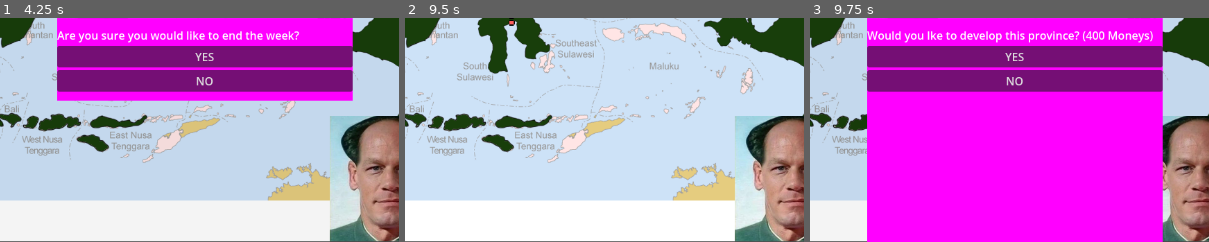
Above: before the commit, frames 1-3 (left to right).
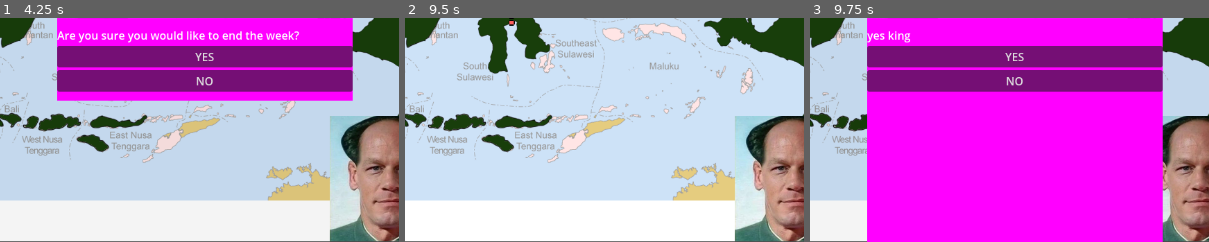
Above: after the commit, the same moments.

Repository: SSSalvan/O.M.G.A.M.M.A
Game: Godot game, scene res://scenes/main_gameplay.tscn
Two runs of this game, one before a commit and one after it. Both use one fixed random seed, a clock stepped at 60 frames per second and the inputs below. This scene is started directly instead of the project's main scene.
Inputs (mouse positions are % of the whole screen's width and height, from its top left):
- Up to frame 1 (4.25 s): click "End Week" at 0.5 s; click "YES" at 1.25 s; click "End Week" at 2 s; click "NO" at 2.75 s; click "End Week" at 3.5 s
- Up to frame 2 (9.5 s): click "YES" at 4.25 s; tap Enter at 5, 6.5, 8 s; move the mouse to (72, 45) at 5.02 s; click (72, 45) at 5.17 s; tap Space at 5.75, 7.25, 8.75 s; move the mouse to (30, 55) at 5.77 s; click (30, 55) at 5.92 s; move the mouse to (60, 28) at 6.52 s; click (60, 28) at 6.67 s; move the mouse to (45, 70) at 7.27 s; click (45, 70) at 7.42 s; move the mouse to (80, 65) at 8.02 s; click (80, 65) at 8.17 s; move the mouse to (20, 35) at 8.77 s; click (20, 35) at 8.92 s
- Up to frame 3 (9.75 s): move the mouse to (55, 50) at 9.52 s; click (55, 50) at 9.67 s
The pictures show only the part of the screen within x 43-93%, y 50-100%; the shares and areas given below are measured in that part.

Frames 1-2 are identical in both runs. In frame 3, 1.6% of the frame differs, in the area x 14-86%, y 5-12%.

Commit message:
ambatubisma

Diff:
--- a/calamity-control/scenes/develop_province.tscn
+++ b/calamity-control/scenes/develop_province.tscn
@@ -6,6 +6,7 @@
 [sub_resource type="Texture2DRD" id="Texture2DRD_fmipi"]
 
 [node name="Node2D" type="Node2D"]
+script = ExtResource("1_eqrir")
 
 [node name="Action_Select" type="Control" parent="."]
 top_level = true
@@ -13,7 +14,6 @@
 anchors_preset = 0
 offset_right = 40.0
 offset_bottom = 40.0
-script = ExtResource("1_eqrir")
 
 [node name="BackgroundBlocker" type="ColorRect" parent="Action_Select"]
 layout_mode = 1
@@ -60,5 +60,5 @@
 text = "NO
 "
 
-[connection signal="pressed" from="Action_Select/Popup/YES" to="Action_Select" method="_on_yes_pressed"]
-[connection signal="pressed" from="Action_Select/Popup/NO" to="Action_Select" method="_on_no_pressed"]
+[connection signal="pressed" from="Action_Select/Popup/YES" to="." method="_on_yes_pressed"]
+[connection signal="pressed" from="Action_Select/Popup/NO" to="." method="_on_no_pressed"]
--- a/calamity-control/scripts/develop_province.gd
+++ b/calamity-control/scripts/develop_province.gd
@@ -1,14 +1,25 @@
-extends Control
+extends Node2D
 class_name DevelopProvince
 
 signal confirmed
 
+@onready var title = $Action_Select/Popup/Title
+
+func _ready():
+	title = get_node("Action_Select/Popup/Title")
+	print("Title node: ", title)
+	title.text = "yes king"
+
+func set_title_text(text: String):
+	if title:
+		title.text = text
+		title.queue_redraw()
+	else:
+		print("Title node not found!")
 
 func _on_yes_pressed() -> void:
-	print("Yes button pressed")
 	confirmed.emit()
 	queue_free()
 
 func _on_no_pressed() -> void:
-	print("No button pressed!")
 	queue_free()
--- a/calamity-control/scripts/province.gd
+++ b/calamity-control/scripts/province.gd
@@ -1,5 +1,6 @@
 extends Sprite2D
 @onready var game_manager = get_parent()
+
 
 @export var province_name: String = ""  # Name of the province
 var development_level: int = 0  # Province-specific status
@@ -17,10 +18,15 @@
 
 func show_development_prompt():
 	var confirm_scene = load("res://scenes/develop_province.tscn").instantiate()
-	var popup = confirm_scene.get_node("Action_Select") as DevelopProvince
-	popup.confirmed.connect(self.increase_development)
-	get_tree().current_scene.add_child(confirm_scene)
-	confirm_scene.move_to_front()
+	var popup = confirm_scene as DevelopProvince
+	if popup:
+		popup.set_title_text("Develop " + province_name + "?")
+		get_tree().current_scene.add_child(confirm_scene)
+		confirm_scene.move_to_front()
+		print("Setting label update")
+	else:
+		print("Failed to cast confirm_scene to DevelopProvince")
+
 
 
 func increase_development():
